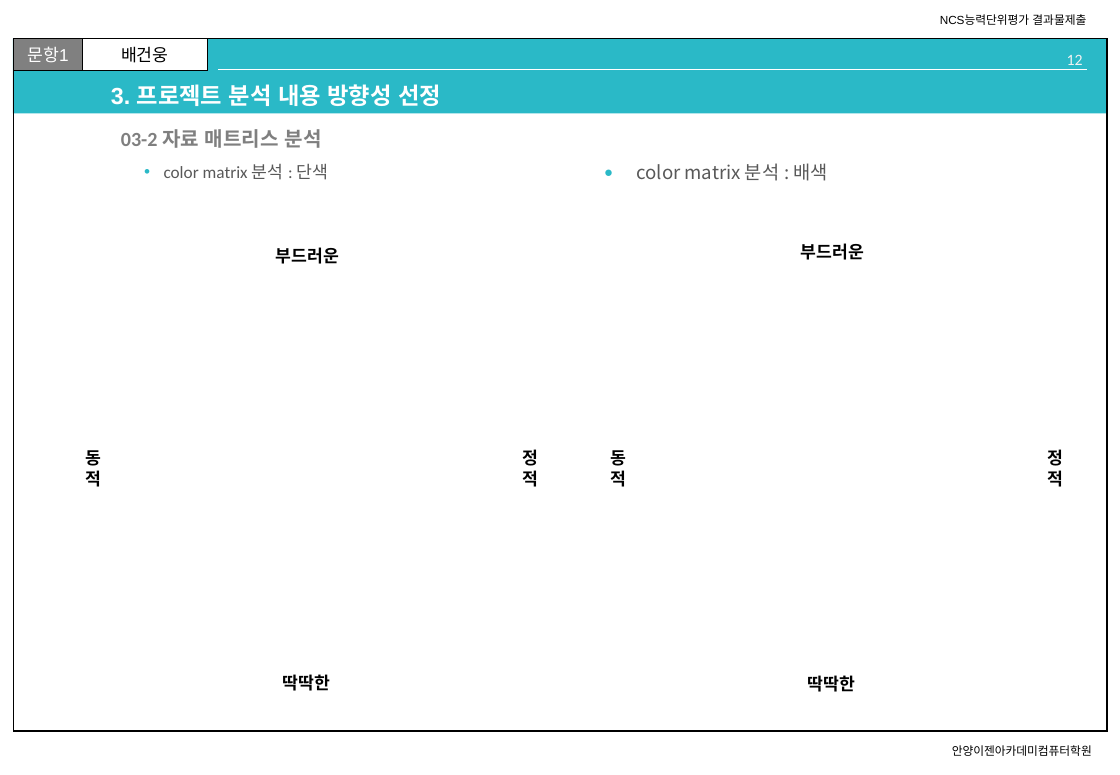
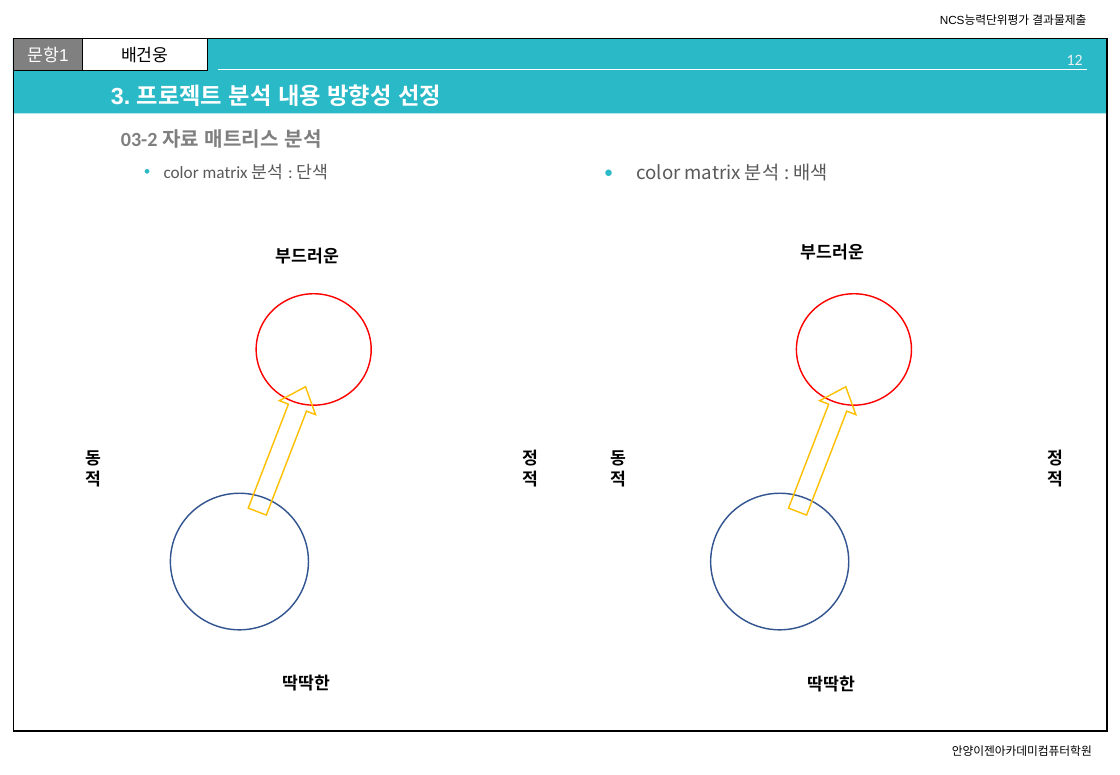
Before and after one commit to 100won-yes/100won_yes, a slide deck: slide 12 of d_homework/n_01_UIUX요구분석_제출양식.pptx. Drawn at 1120x775 pixels with LibreOffice and Linux fonts; fonts in the diff are those of the drawing; background and template pictures are left out. Boxes give left, top, right and bottom in pixels: in the first picture for what was removed or moved away, otherwise in the second. Text is boxed around its words. In the diff, an @@ line names an element or a change of style, - is before the commit and + after.

Commit message:
수업내용_210911

```diff
--- a/d_homework/n_01_UIUX요구분석_제출양식.pptx
+++ b/d_homework/n_01_UIUX요구분석_제출양식.pptx
@@ ellipse added at [256,294,371,405], outline #FF0000 1 pt @@
@@ ellipse added at [796,294,911,405], outline #FF0000 1 pt @@
@@ down arrow added at [239,380,323,518], outline #FFC000 1 pt @@
@@ down arrow added at [780,380,864,518], outline #FFC000 1 pt @@
@@ ellipse added at [171,493,309,630], outline #325491 1 pt @@
@@ ellipse added at [710,493,849,630], outline #325491 1 pt @@
```
Also in this commit, not shown: 15 other slides changed, 4 other files.
